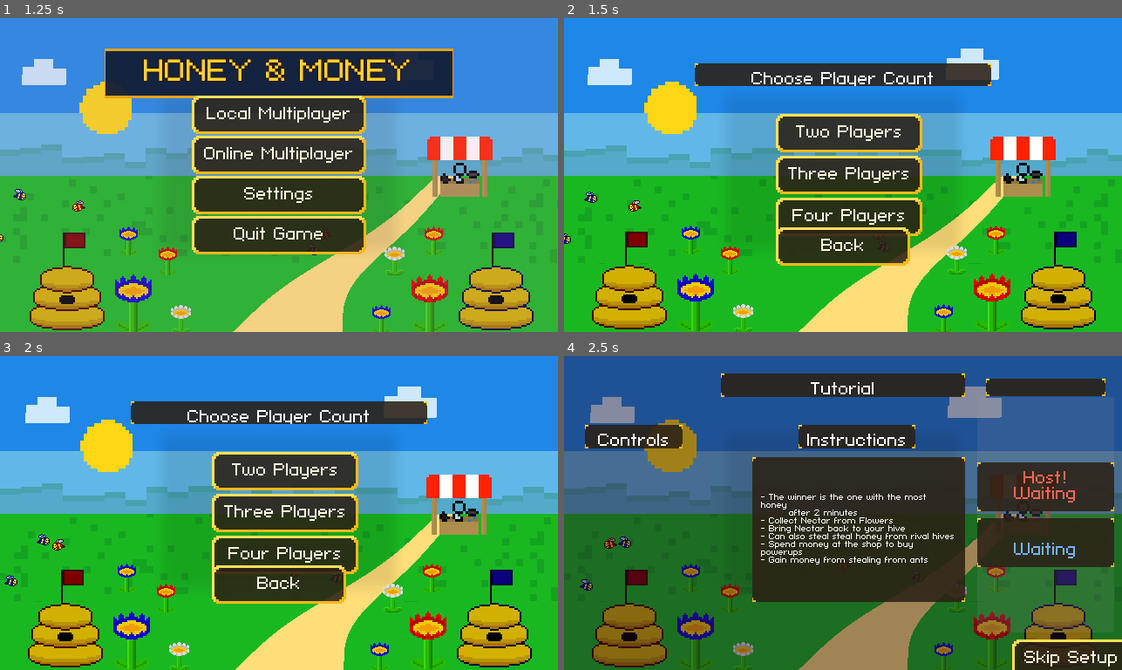
Above: before the commit, frames 1-4 (two rows, left to right).
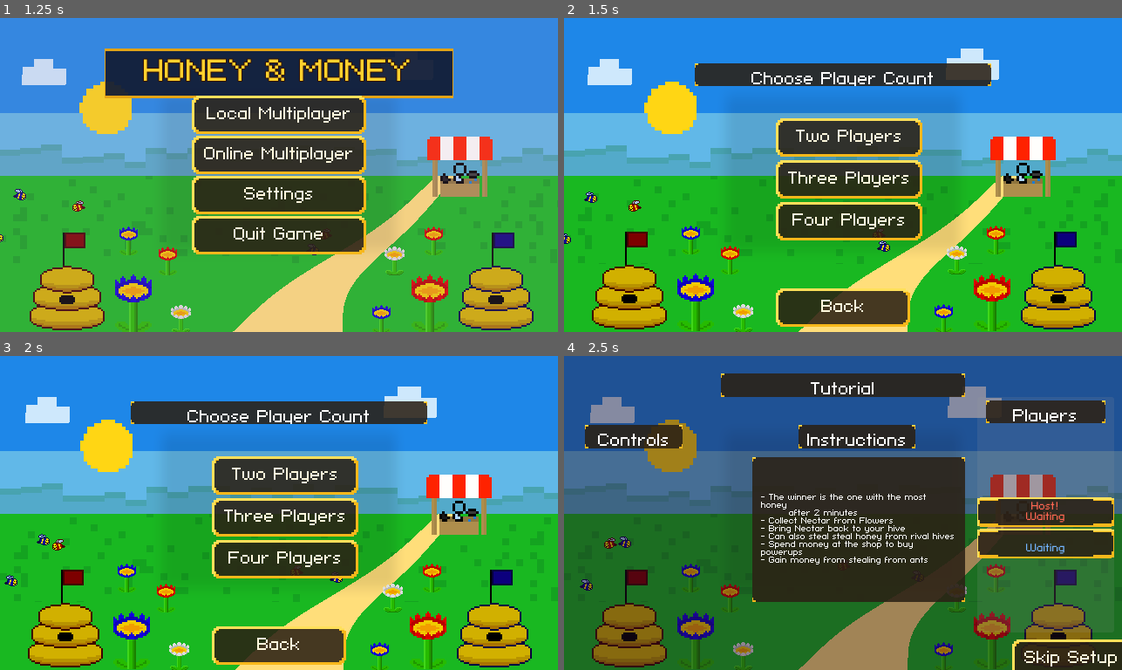
Above: after the commit, the same moments.

Repository: coloredasterisk/Alberta-Game-Jam-2026
Game: Godot game, scene res://scenes/main.tscn
Two runs of this game, one before a commit and one after it. Both use one fixed random seed, a clock stepped at 60 frames per second and the inputs below.
Inputs (mouse positions are in pixels of both pictures, inside the frame that each line leads up to):
- Up to frame 1 (1.25 s): tap Enter (p2_interact) at 0.5 s; move the mouse to (401, 159) at 0.52 s; hold D (p1_move_right) from 0.53 s (still down); tap E (p1_interact) at 0.6 s; click (401, 159) at 0.67 s
- Up to frame 2 (1.5 s): release D (p1_move_right) at 1.25 s; click "Local Multiplayer" at 1.25 s
- Up to frame 3 (2 s): no input
- Up to frame 4 (2.5 s): click "Two Players" at 2 s

Frame 1 is identical in both runs. In frame 2, 9.2% of the frame differs, in the area x 37-65%, y 30-99%; in frame 3, 9.2%; in frame 4, 7.9%.

Commit message:
Fix pregame route-specific overlaps

Diff:
--- a/scenes/main.tscn
+++ b/scenes/main.tscn
@@ -448,9 +448,9 @@
 anchor_left = 0.5
 anchor_right = 0.5
 offset_left = -68.5
-offset_top = -21.0
+offset_top = 4.0
 offset_right = 68.5
-offset_bottom = -2.0
+offset_bottom = 30.0
 grow_horizontal = 2
 mouse_filter = 2
 bbcode_enabled = true
@@ -461,9 +461,11 @@
 anchors_preset = 15
 anchor_right = 1.0
 anchor_bottom = 1.0
-grow_horizontal = 2
-grow_vertical = 2
-theme_override_constants/separation = 8
+offset_top = 34.0
+offset_bottom = -4.0
+grow_horizontal = 2
+grow_vertical = 1
+theme_override_constants/separation = 2
 alignment = 1
 
 [node name="Player1" type="RichTextLabel" parent="CanvasLayer/Screens/TutorialScreen/PlayerSection/PlayerReady" unique_id=519718232]
@@ -728,11 +730,11 @@
 anchor_right = 0.5
 anchor_bottom = 0.5
 offset_left = -73.0
-offset_top = -46.0
+offset_top = -62.0
 offset_right = 219.0
-offset_bottom = 46.0
-grow_horizontal = 2
-grow_vertical = 2
+offset_bottom = 70.0
+grow_horizontal = 2
+grow_vertical = 1
 theme_override_constants/h_separation = 10
 theme_override_constants/v_separation = 10
 
@@ -781,9 +783,9 @@
 anchor_right = 0.5
 anchor_bottom = 0.5
 offset_left = -73.0
-offset_top = 70.0
+offset_top = 140.0
 offset_right = 73.0
-offset_bottom = 94.0
+offset_bottom = 164.0
 grow_horizontal = 2
 grow_vertical = 2
 text = "Back"
--- a/scripts/main.gd
+++ b/scripts/main.gd
@@ -66,6 +66,7 @@
 func _apply_pregame_text_contrast() -> void:
 	var honey_backdrop := _create_pixel_panel(false, false, false)
 	var royal_title := _create_pixel_panel(true, false, false)
+	var compact_player_backdrop := _create_pixel_panel(false, false, false, true)
 	var game_title := $CanvasLayer/Screens/TitleScreen/RichTextLabel as RichTextLabel
 
 	for node in $CanvasLayer/Screens.find_children("*", "RichTextLabel", true, false):
@@ -109,6 +110,8 @@
 		for label in [lobby_label, ready_label]:
 			label.modulate = Color.WHITE
 			label.add_theme_color_override("default_color", player_colours[i])
+			label.add_theme_font_size_override("normal_font_size", 10)
+			label.add_theme_stylebox_override("normal", compact_player_backdrop.duplicate())
 
 
 ## Creates the pre-game frames from pixels at runtime. This keeps the styling
@@ -116,7 +119,12 @@
 ## shader. `royal` is reserved for the main game title; all other labels and
 ## buttons use the simpler Honey Frame. Hover/pressed variants only alter the
 ## Honey Frame colours, never its geometry or layout.
-func _create_pixel_panel(royal: bool, hovered: bool, pressed: bool) -> StyleBoxTexture:
+func _create_pixel_panel(
+	royal: bool,
+	hovered: bool,
+	pressed: bool,
+	compact: bool = false,
+) -> StyleBoxTexture:
 	const SIZE := 32
 	var image := Image.create(SIZE, SIZE, false, Image.FORMAT_RGBA8)
 	image.fill(Color.TRANSPARENT)
@@ -147,14 +155,15 @@
 
 	var panel := StyleBoxTexture.new()
 	panel.texture = ImageTexture.create_from_image(image)
-	panel.texture_margin_left = 10.0
-	panel.texture_margin_top = 10.0
-	panel.texture_margin_right = 10.0
-	panel.texture_margin_bottom = 10.0
-	panel.expand_margin_left = 6.0 if royal else 4.0
-	panel.expand_margin_top = 4.0 if royal else 3.0
-	panel.expand_margin_right = 6.0 if royal else 4.0
-	panel.expand_margin_bottom = 4.0 if royal else 3.0
+	var slice_margin := 5.0 if compact else 10.0
+	panel.texture_margin_left = slice_margin
+	panel.texture_margin_top = slice_margin
+	panel.texture_margin_right = slice_margin
+	panel.texture_margin_bottom = slice_margin
+	panel.expand_margin_left = 2.0 if compact else (6.0 if royal else 4.0)
+	panel.expand_margin_top = 1.0 if compact else (4.0 if royal else 3.0)
+	panel.expand_margin_right = 2.0 if compact else (6.0 if royal else 4.0)
+	panel.expand_margin_bottom = 1.0 if compact else (4.0 if royal else 3.0)
 	return panel
 
 
Not shown, changed: shaders/GOLDEN_BLOOM_VALLEY_USAGE.md
